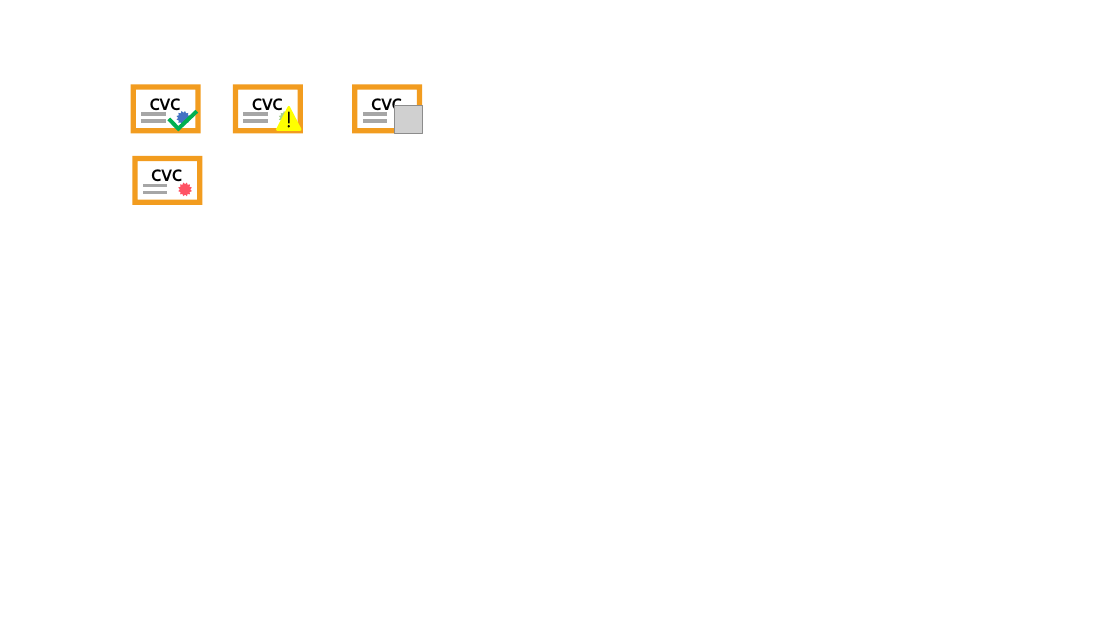
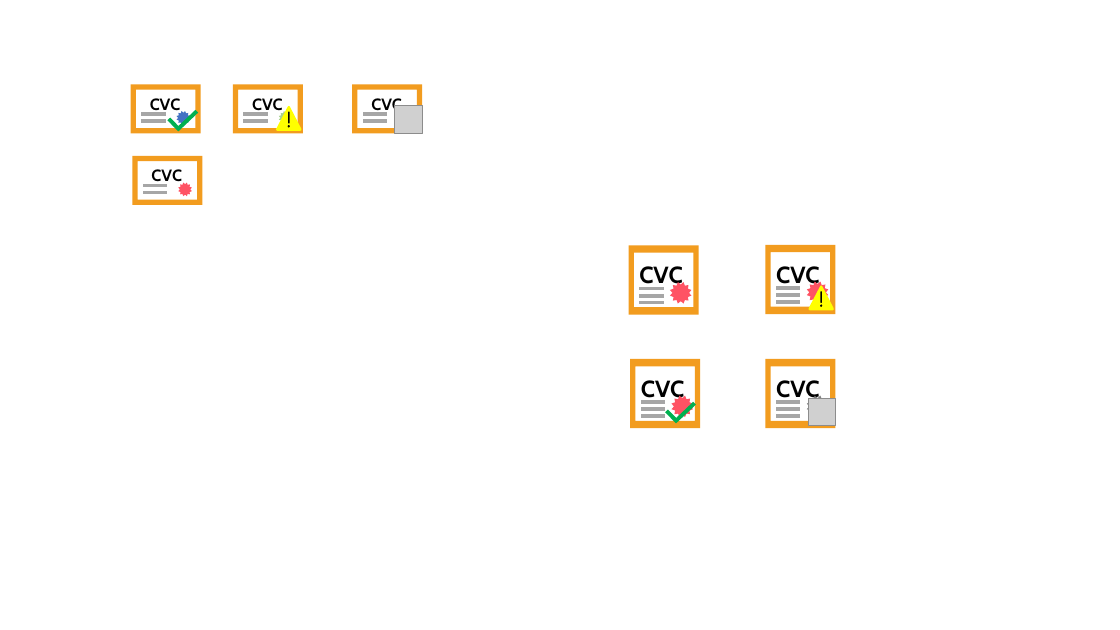
Before and after one commit to realmoieen/CVC-Viewer, a slide deck: slide 1 of icons/icons.pptx. Drawn at 1120x630 pixels with LibreOffice and Linux fonts; fonts in the diff are those of the drawing; grey boxes stand for pictures. Boxes give left, top, right and bottom in pixels: in the first picture for what was removed or moved away, otherwise in the second. Text is boxed around its words. In the diff, an @@ line names an element or a change of style, - is before the commit and + after.

```diff
--- a/icons/icons.pptx
+++ b/icons/icons.pptx
@@ group added at (765,244,835,314): 6 freeform shapes, 1 text, 1 rectangle @@
+CVC
@@ group added at (628,245,699,315): 5 freeform shapes, 1 text @@
+CVC
@@ group added at (629,358,700,429): 6 freeform shapes, 1 text @@
+CVC
@@ group added at (765,358,836,429): 5 freeform shapes, 1 text, 1 picture @@
+CVC
```
Also in this commit, not shown: 5 other files.
